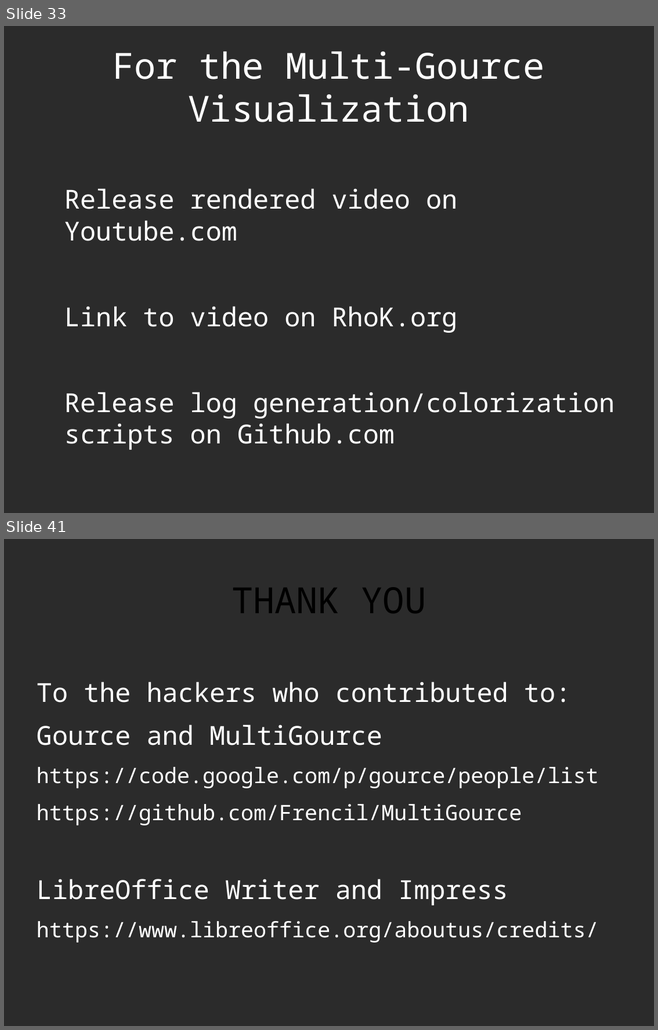
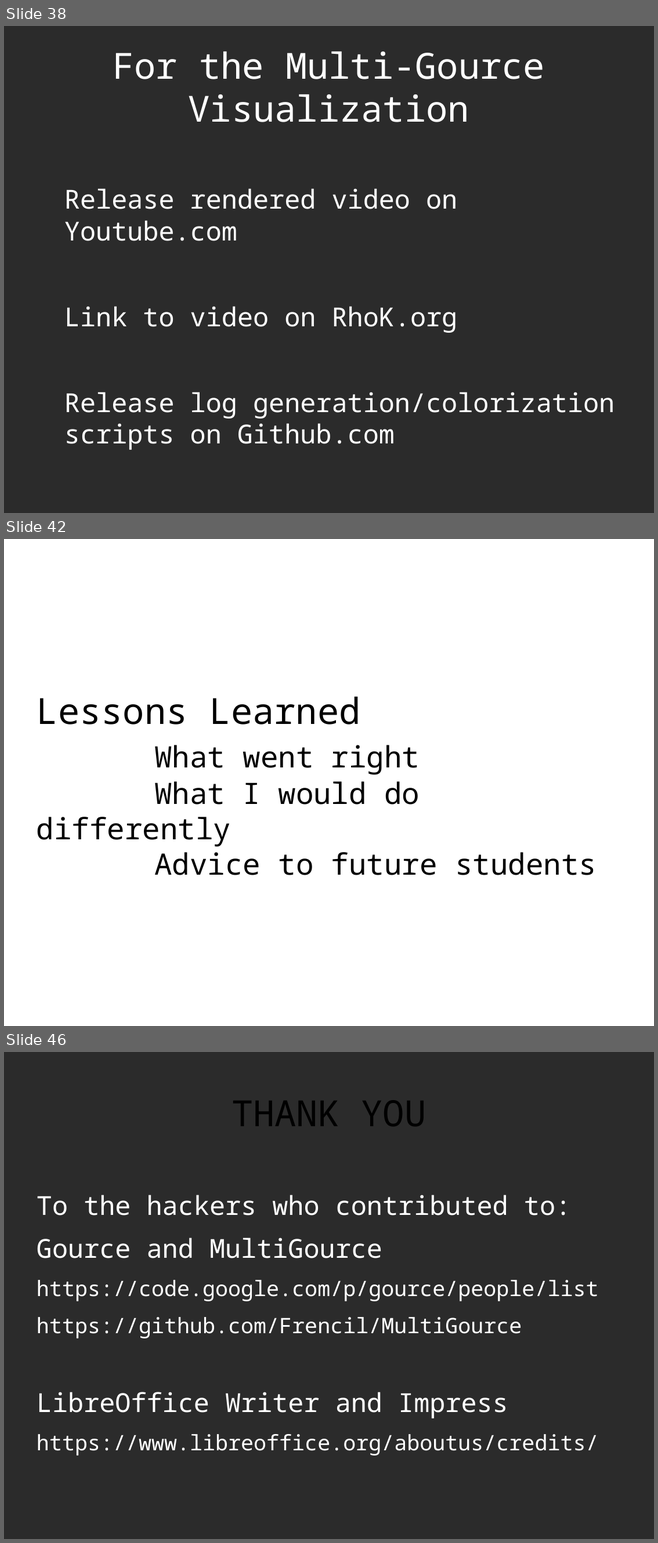
Before and after one commit to decause/RITCapstone, a slide deck: capstone-remy-preso.odp. Shown one above the other, each under a label of ours: slides 33 and 41 before the commit, slides 38, 42 and 46 after it; the slides between them are not shown. The pictures are 658x1030 and 658x1543 pixels, drawn with LibreOffice and Linux fonts; fonts in the diff are those of the drawing; background and template pictures are left out; a plain dark background stands for a picture behind light text. Boxes give left, top, right and bottom in pixels: in the first picture for what was removed or moved away, otherwise in the second. Text is boxed around its words. In the diff, an @@ line names an element or a change of style, - is before the commit and + after.

```diff
--- a/capstone-remy-preso.odp
+++ b/capstone-remy-preso.odp
@@ slide 42 added at (4,539,654,1026), background picture (left out) @@
@@ title added at (36,696,596,875), 36 pt, text #000000 @@
+Lessons Learned
+What went right
+What I would do differently
+Advice to future students
@@ what was slide 33 is now slide 38 @@
@@ what was slide 41 is now slide 46 @@
```
Also in this commit, not shown: 17 slides changed, 9 other slides added, 5 slides removed.
